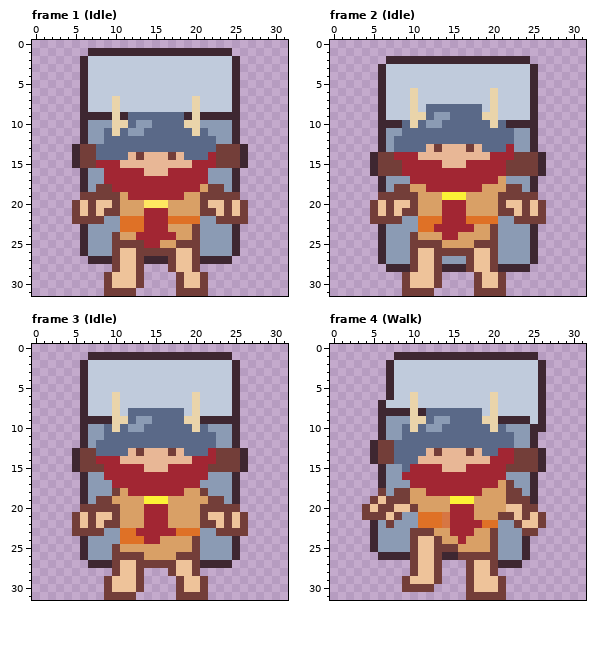
Edited in one commit: pixel-art file (Refreezerator/Assets/Art/2D/viking.ase). The picture above was drawn from the file before the commit.
32x32 pixels, 12 frames. Shown: frame 1 (Idle), frame 2 (Idle), frame 3 (Idle), frame 4 (Walk). The commit also changed other frames, which this record leaves out.
After the commit:
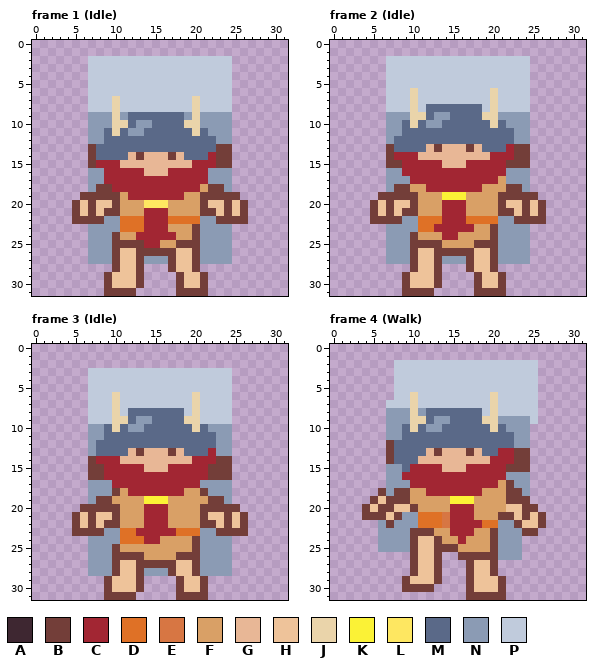
Palette (. is transparent): A #3e2731  B #733e39  C #a22633  D #df7126  E #d77643  F #d9a066  G #e8b796  H #eec39a  J #ead4aa  K #fbf236  L #fee761  M #5a6988  N #8b9bb4  P #c0cbdc
Difference:
Frame 1 (Idle), layer "Fridge":
y 1: x 7..24 AAAAAAAAAAAAAAAAAA -> ..................
y 2..8: x 6 A -> .; x 25 A -> .
y 9: x 6..9 AAAA -> .NNN; x 11 A -> N; x 19 A -> N; x 21..25 AAAAA -> NNNN.
y 10..12: x 6 A -> .; x 25 A -> .
y 13..15: x 5..6 AB -> ..; x 25..26 BA -> ..
y 16..18: x 6 A -> .; x 25 A -> .
y 23..26: x 6 A -> .; x 25 A -> .
y 27: x 7..9 AAA -> NNN; x 14..16 AAA -> NNN; x 21..24 AAAA -> NNNN
Frame 2 (Idle), layer "Fridge":
y 2: x 7..24 AAAAAAAAAAAAAAAAAA -> PPPPPPPPPPPPPPPPPP
y 3..8: x 6 A -> .; x 25 A -> .
y 9: x 6..9 APPP -> .NNN; x 21..25 PPPPA -> NNNN.
y 10: x 6..8 AAA -> .NN; x 22..25 AAAA -> NNN.
y 11..12: x 6 A -> .; x 25 A -> .
y 13: x 6..7 AN -> .B; x 23..25 NNA -> BB.
y 14..15: x 5..6 AB -> ..; x 25..26 BA -> ..
y 16: x 5..8 ABBB -> ..NN; x 22..26 BBBBA -> NNN..
y 17..18: x 6 A -> .; x 25 A -> .
y 23..27: x 6 A -> .; x 25 A -> .
y 28: x 7..9 AAA -> ...; x 14..16 AAA -> ...; x 21..24 AAAA -> ....
Frame 3 (Idle), layer "Fridge":
y 1: x 7..24 AAAAAAAAAAAAAAAAAA -> ..................
y 2: x 6..25 APPPPPPPPPPPPPPPPPPA -> ....................
y 3..8: x 6 A -> .; x 25 A -> .
y 9: x 6..9 AAAA -> .PPP; x 21..25 AAAAA -> PPPP.
y 10..12: x 6 A -> .; x 25 A -> .
y 13: x 5..7 ABB -> ..N; x 23..26 BBBA -> NN..
y 14..15: x 5..6 AB -> ..; x 25..26 BA -> ..
y 16: x 6..8 ANN -> .BB; x 22..25 NNNA -> BBB.
y 17..19: x 6 A -> .; x 25 A -> .
y 24..26: x 6 A -> .; x 25 A -> .
y 27: x 7..9 AAA -> NNN; x 21..24 AAAA -> NNNN
y 28: x 7..9 ... -> NNN; x 14..16 ... -> NNN; x 21..24 .... -> NNNN
Frame 4 (Walk), layer "Fridge":
y 1: x 8..25 AAAAAAAAAAAAAAAAAA -> ..................
y 2..6: x 7 A -> .; x 26 A -> .
y 7: x 6 A -> .; x 26 A -> .
y 8: x 6..9 AAAA -> .NNN; x 11 A -> N; x 26 A -> .
y 9: x 6 A -> .; x 21..24 AAAA -> NNNN; x 26 A -> .
y 10: x 6 A -> .; x 25..26 AA -> ..
y 11: x 6 A -> .; x 25 A -> .
y 12: x 5..6 AB -> ..; x 25 A -> .
y 13..14: x 5..6 AB -> ..; x 25..26 BA -> ..
y 15: x 6 A -> .; x 25..26 BA -> ..
y 16..17: x 6 A -> .; x 25 A -> .
y 18..19: x 25 A -> .
y 22..23: x 5 A -> .
y 24..25: x 5 A -> .; x 24 A -> .
y 26: x 6..9 AAAA -> ....; x 14..15 AA -> ..; x 24 A -> .
y 27: x 21..23 AAA -> ...
Pixel boxes of the changes (left, top, right, bottom) in both pictures:
changed: (72, 48, 248, 264)
changed: (370, 56, 546, 272)
changed: (72, 352, 248, 504)
changed: (80, 536, 168, 576)
changed: (200, 536, 240, 576)
changed: (370, 352, 546, 504)
erased: (370, 520, 458, 560)
erased: (498, 536, 530, 568)
